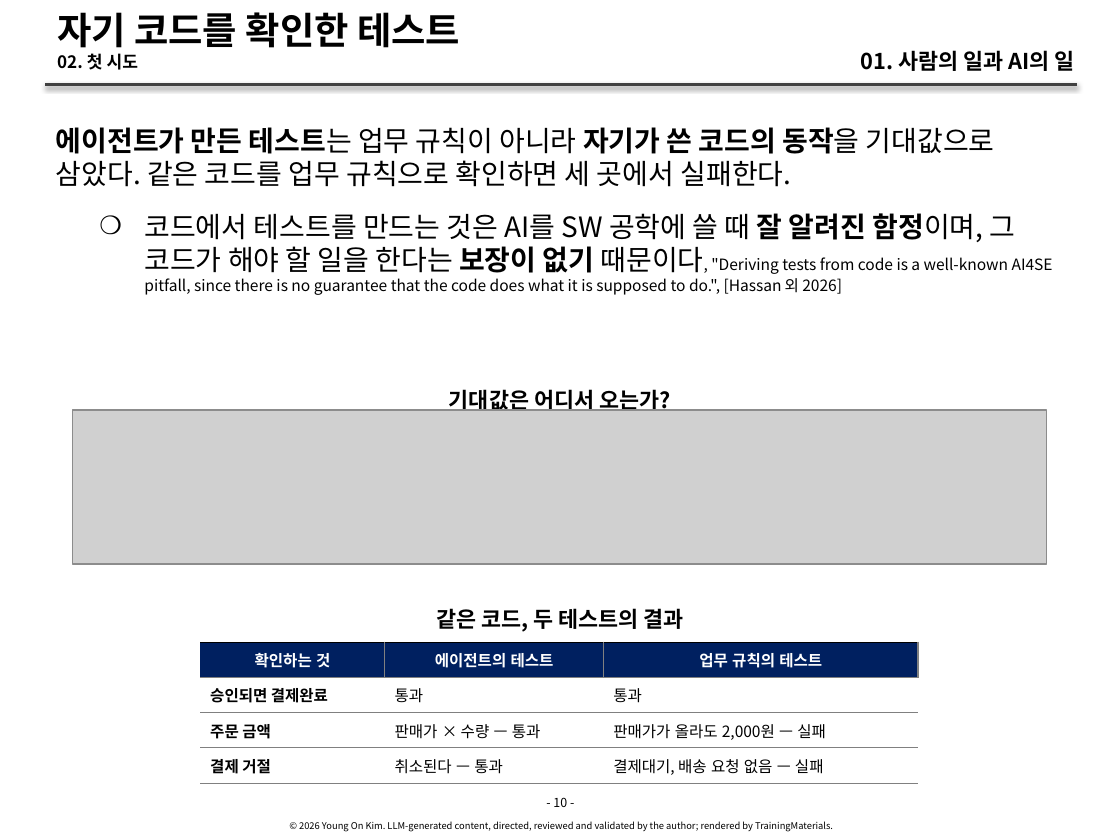
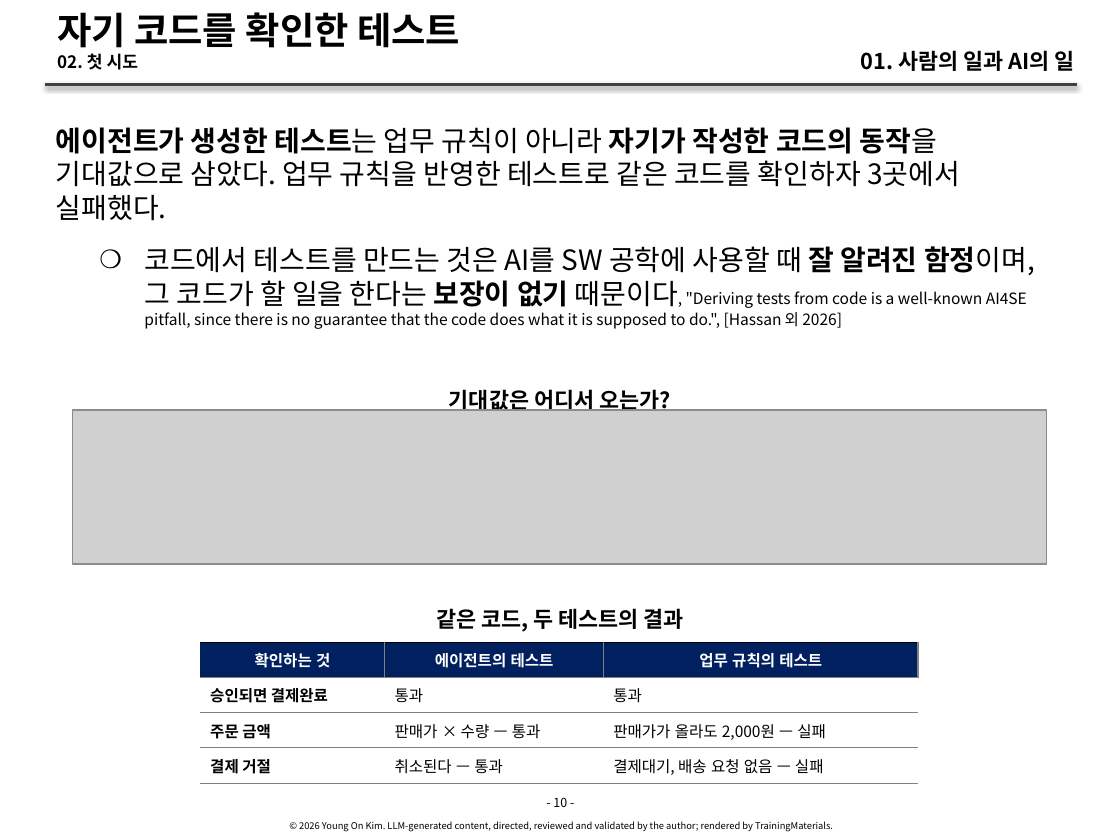
Before and after one commit to YoungSan77/TrainingMaterials, a slide deck: slide 10 of courses/ai-native/sessions/s01.pptx. Drawn at 1120x840 pixels with LibreOffice and Linux fonts; fonts in the diff are those of the drawing; grey boxes stand for pictures. Boxes give left, top, right and bottom in pixels: in the first picture for what was removed or moved away, otherwise in the second. Text is boxed around its words. In the diff, an @@ line names an element or a change of style, - is before the commit and + after.

```diff
--- a/courses/ai-native/sessions/s01.pptx
+++ b/courses/ai-native/sessions/s01.pptx
@@ text at bbox=[56, 127, 1035, 329]: text changed; size 10 to 18 pt @@
-에이전트가 만든 테스트는 업무 규칙이 아니라 자기가 쓴 코드의 동작을 기대값으로 삼았다. 같은 코드를 업무 규칙으로 확인하면 세 곳에서 실패한다.
-    ❍ 코드에서 테스트를 만드는 것은 AI를 SW 공학에 쓸 때 잘 알려진 함정이며, 그 코드가 해야 할 일을 한다는 보장이 없기 때문이다, "Deriving tests from code is a well-known AI4SE pitfall, since there is no guarantee that the code does what it is supposed to do.", [Hassan 외 2026]
+에이전트가 생성한 테스트는 업무 규칙이 아니라 자기가 작성한 코드의 동작을 기대값으로 삼았다. 업무 규칙을 반영한 테스트로 같은 코드를 확인하자 3곳에서 실패했다.
+    ❍ 코드에서 테스트를 만드는 것은 AI를 SW 공학에 사용할 때 잘 알려진 함정이며, 그 코드가 할 일을 한다는 보장이 없기 때문이다, "Deriving tests from code is a well-known AI4SE pitfall, since there is no guarantee that the code does what it is supposed to do.", [Hassan 외 2026]
```
Also in this commit, not shown: 25 other slides changed, 17 other files.
